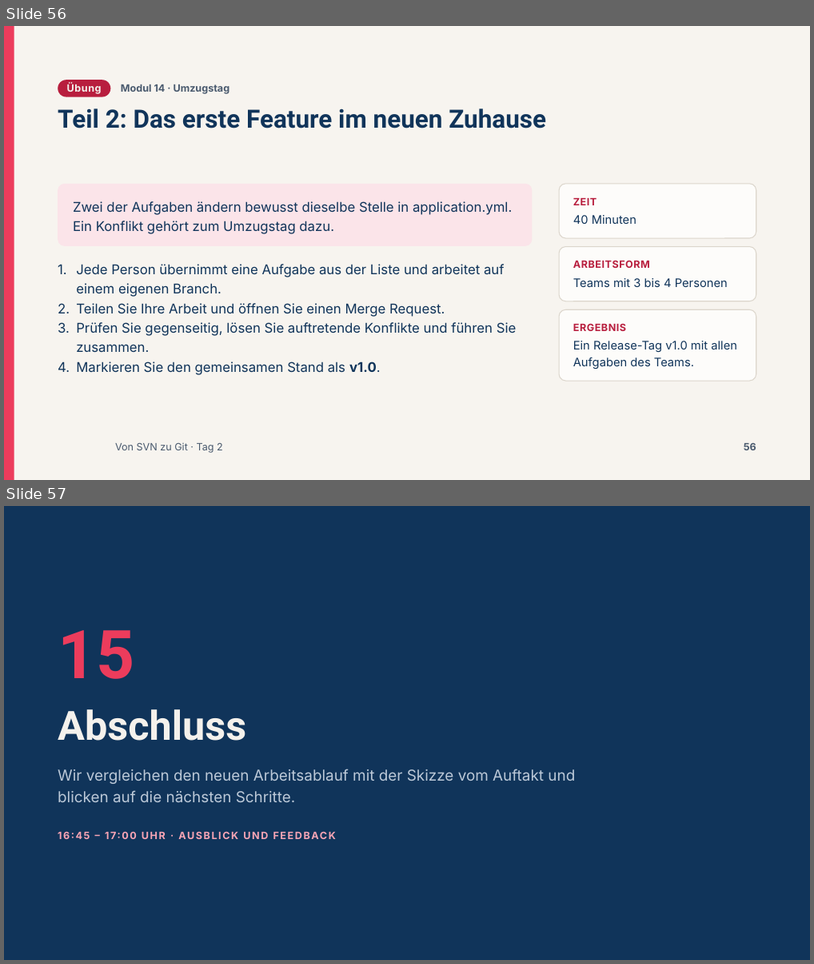
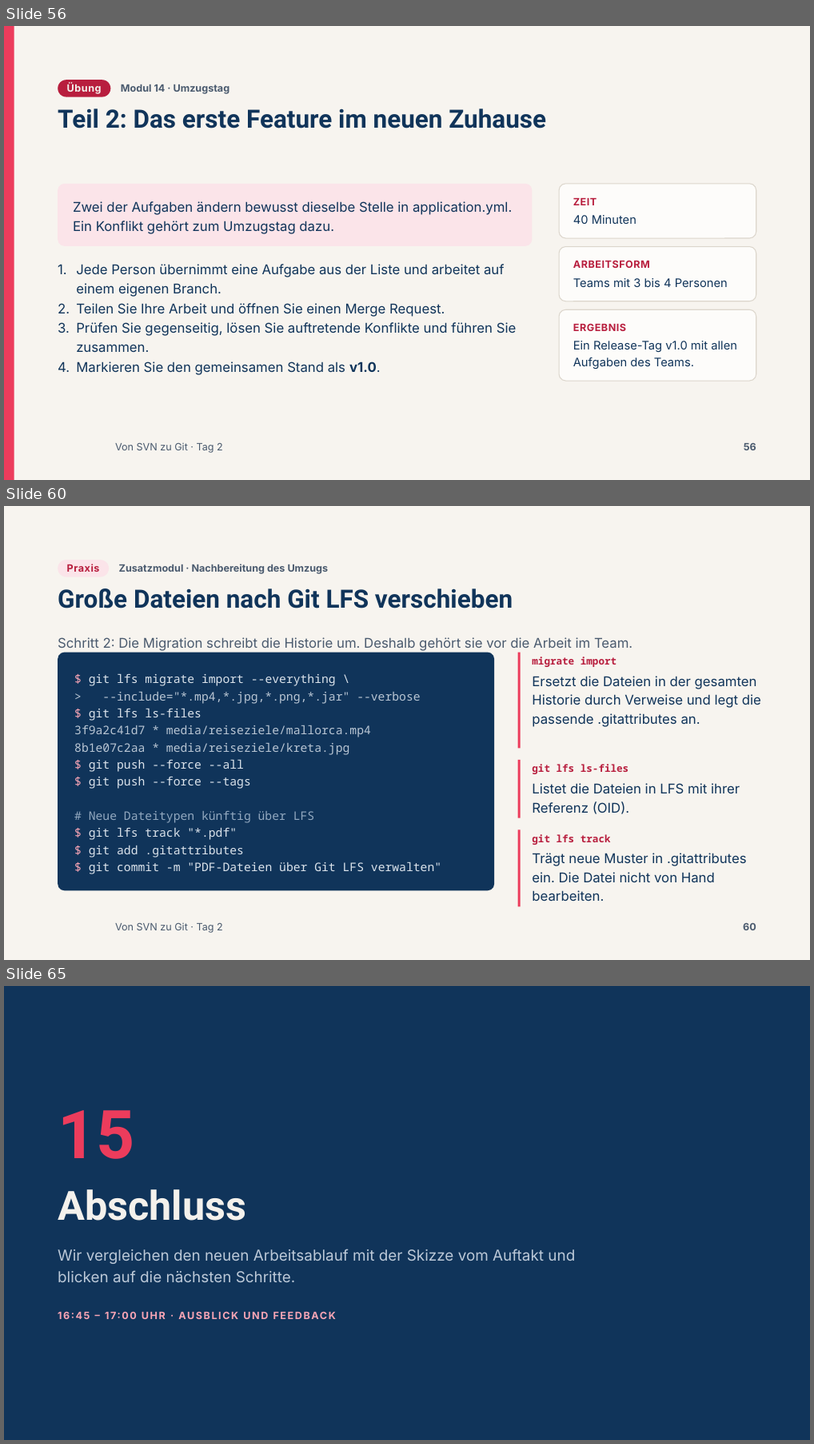
Before and after one commit to AndreasSchoenfeldUser/Von-SVN-zu-Git-Workshop, a slide deck: slides/pptx/tag2.pptx. Shown one above the other, each under a label of ours: slides 56 and 57 before the commit, slides 56, 60 and 65 after it; the slides between them are not shown. The pictures are 814x964 and 814x1444 pixels, drawn with LibreOffice and Linux fonts; fonts in the diff are those of the drawing; background and template pictures are left out. Boxes give left, top, right and bottom in pixels: in the first picture for what was removed or moved away, otherwise in the second. Text is boxed around its words. In the diff, an @@ line names an element or a change of style, - is before the commit and + after.

```diff
--- a/slides/pptx/tag2.pptx
+++ b/slides/pptx/tag2.pptx
@@ slide 60 added at <box>4,506,810,960</box>, background #F7F4EF; not listed: 1 template element that a slide beside it also shows @@
@@ rounded rectangle added at <box>58,560,110,576</box>, fill #FBE4E9 @@
@@ text added at <box>67,564,100,572</box>, 12 pt, text #B81E3E, bold @@
+Praxis
@@ text added at <box>119,564,329,574</box>, 12 pt, text #4A5A6E, bold @@
+Zusatzmodul · Nachbereitung des Umzugs
@@ title added at <box>58,588,513,608</box>, 30 pt, text #10345A, bold @@
+Große Dateien nach Git LFS verschieben
@@ text added at <box>58,637,633,651</box>, 16 pt, text #4A5A6E @@
+Schritt 2: Die Migration schreibt die Historie um. Deshalb gehört sie vor die Arbeit im Team.
@@ rounded rectangle added at <box>58,652,494,891</box>, fill #10345A @@
@@ text added at <box>74,673,442,874</box>, 14 pt, text #DCE4EC @@
+$ git lfs migrate import --everything \
+> --include="*.mp4,*.jpg,*.png,*.jar" --verbose
+$ git lfs ls-files
+3f9a2c41d7 * media/reiseziele/mallorca.mp4
+8b1e07c2aa * media/reiseziele/kreta.jpg
+$ git push --force --all
+$ git push --force --tags
+# Neue Dateitypen künftig über LFS
+$ git lfs track "*.pdf"
+$ git add .gitattributes
+$ git commit -m "PDF-Dateien über Git LFS verwalten"
@@ rectangle added at <box>518,652,521,748</box>, fill #EC3C5C @@
@@ text added at <box>532,656,617,667</box>, 12 pt, text #B81E3E, bold @@
+migrate import
@@ text added at <box>532,676,762,727</box>, 16 pt, text #10345A @@
+Ersetzt die Dateien in der gesamten Historie durch Verweise und legt die passende .gitattributes an.
@@ rectangle added at <box>518,760,521,817</box>, fill #EC3C5C @@
@@ text added at <box>532,764,629,774</box>, 12 pt, text #B81E3E, bold @@
+git lfs ls-files
@@ text added at <box>532,783,740,814</box>, 16 pt, text #10345A @@
+Listet die Dateien in LFS mit ihrer Referenz (OID).
@@ rectangle added at <box>518,830,521,907</box>, fill #EC3C5C @@
@@ text added at <box>532,834,611,844</box>, 12 pt, text #B81E3E, bold @@
+git lfs track
@@ text added at <box>532,852,747,901</box>, 16 pt, text #10345A @@
+Trägt neue Muster in .gitattributes ein. Die Datei nicht von Hand bearbeiten.
@@ page number added at <box>743,923,757,930</box>, 12 pt, text #4A5A6E, bold @@
+60
@@ what was slide 57 is now slide 65 @@
```
Also in this commit, not shown: 7 other slides added, 26 other files.
